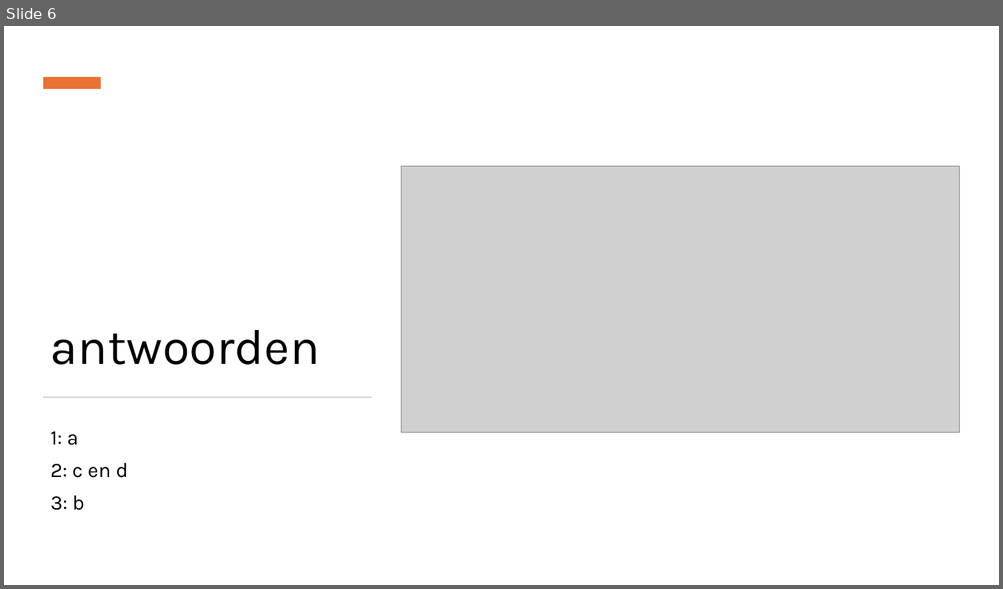
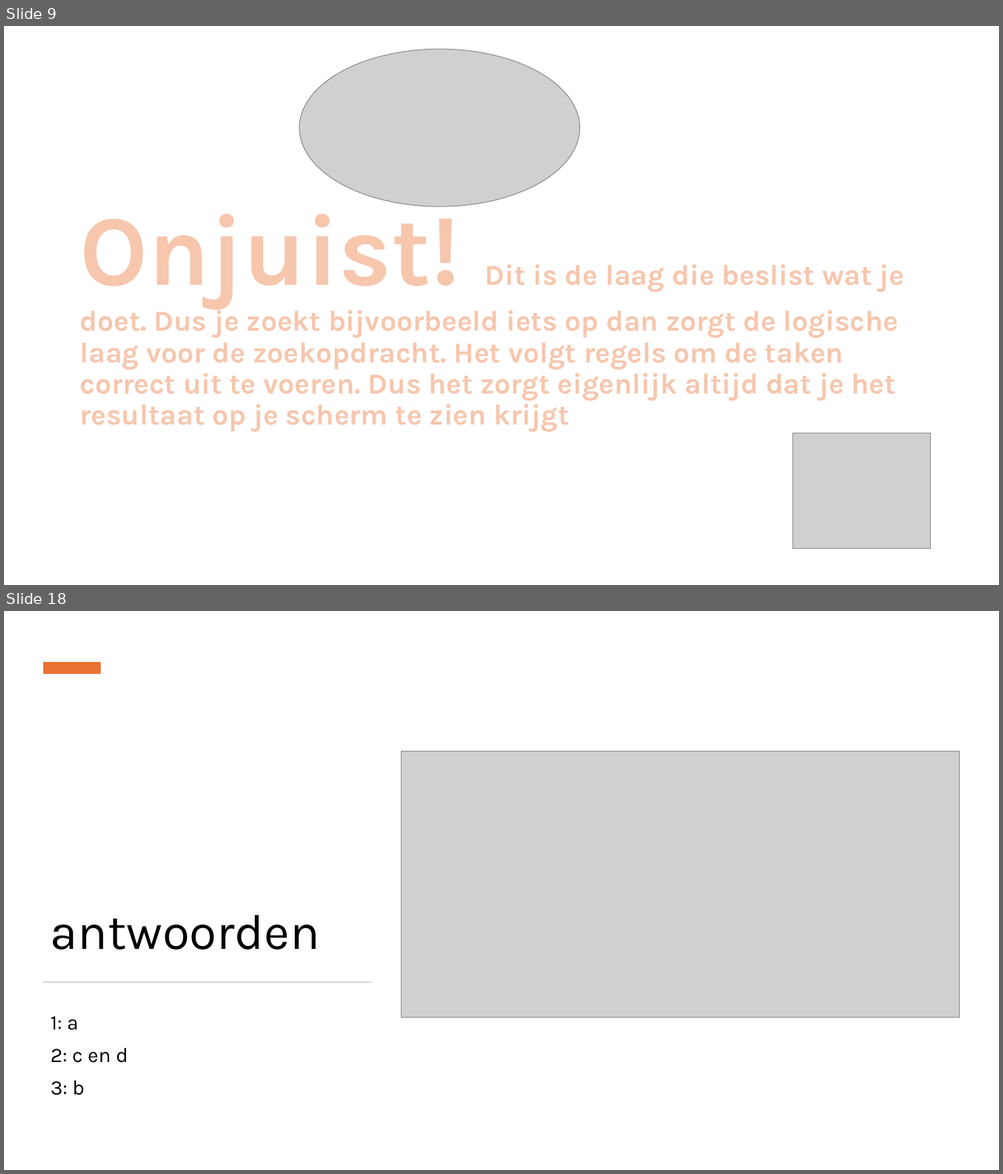
Before and after one commit to Dylan832009/Dylan832009.github.io, a slide deck: presentatie drielagen model.pptx. Shown one above the other, each under a label of ours: slide 6 before the commit, slides 9 and 18 after it; the slides between them are not shown. The pictures are 1003x589 and 1003x1174 pixels, drawn with LibreOffice and Linux fonts; fonts in the diff are those of the drawing; grey boxes stand for pictures. Boxes give left, top, right and bottom in pixels: in the first picture for what was removed or moved away, otherwise in the second. Text is boxed around its words. In the diff, an @@ line names an element or a change of style, - is before the commit and + after.

```diff
--- a/presentatie drielagen model.pptx
+++ b/presentatie drielagen model.pptx
@@ slide 9 added at box(4, 26, 999, 585), background #FFFFFF @@
@@ picture added at box(299, 49, 580, 207) @@
@@ title added at box(79, 195, 905, 432), 27.9 pt, text #F6C6AD, bold @@
+Onjuist! Dit is de laag die beslist wat je doet. Dus je zoekt bijvoorbeeld iets op dan zorgt de logische laag voor de zoekopdracht. Het volgt regels om de taken correct uit te voeren. Dus het zorgt eigenlijk altijd dat je het resultaat op je scherm te zien krijgt
@@ picture added at box(793, 434, 930, 549) @@
@@ what was slide 6 is now slide 18 @@
```
Also in this commit, not shown: 2 slides changed, 11 other slides added.
